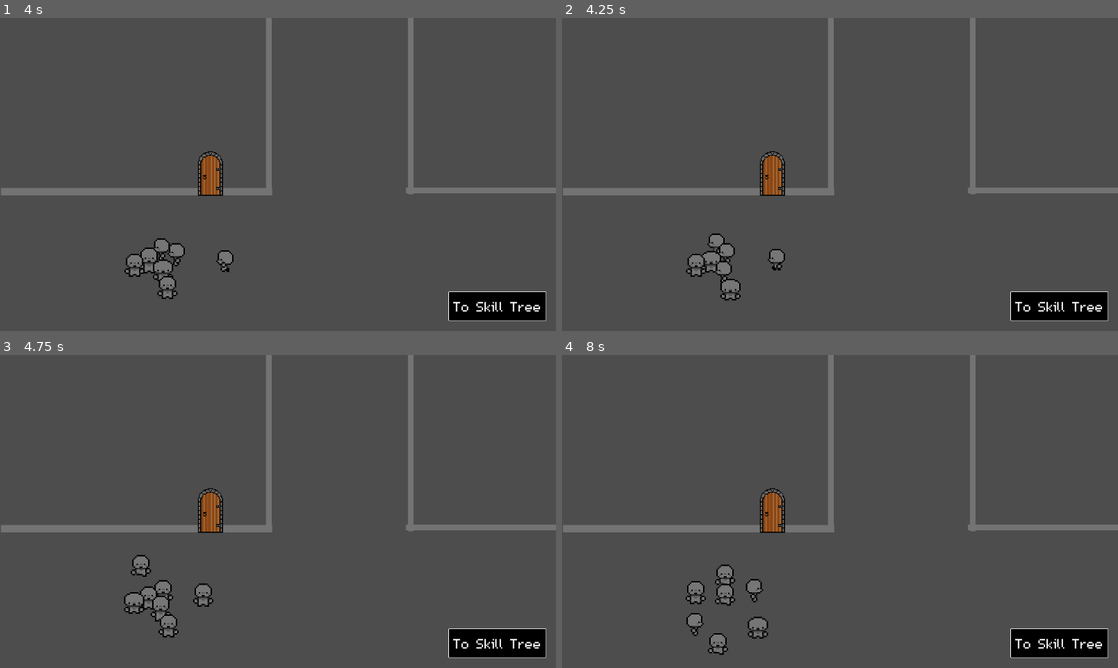
Above: before the commit, frames 1-4 (two rows, left to right).
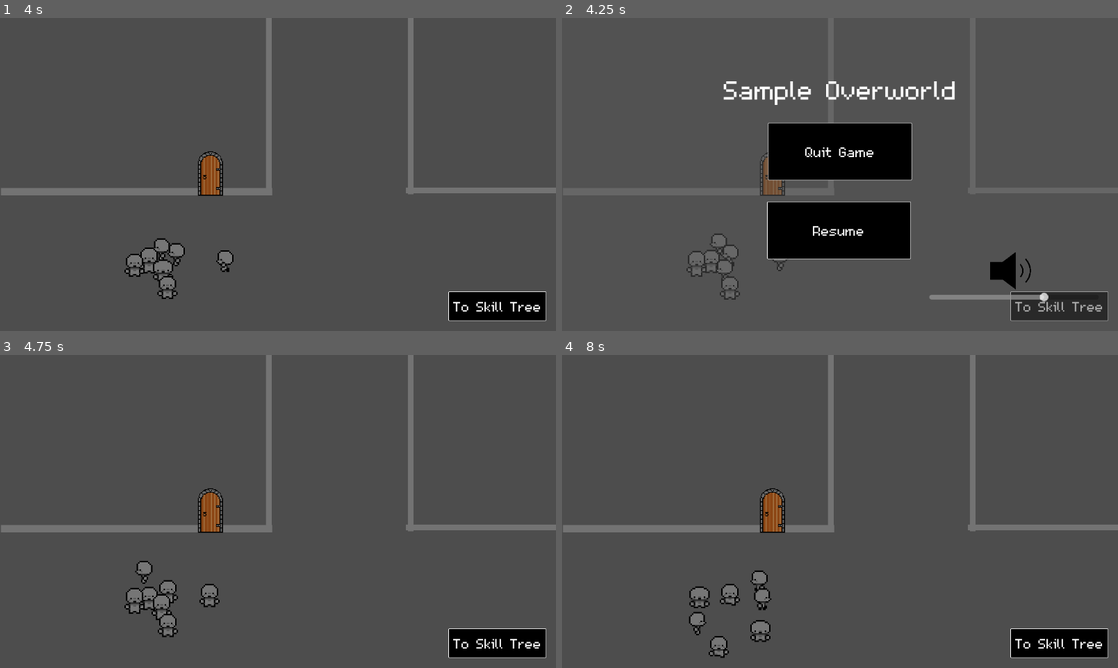
Above: after the commit, the same moments.

Repository: DubiousDuck/Manny-Takes-on-Upper-Management
Game: Godot game, scene res://overworld/sample_overworld.tscn
Two runs of this game, one before a commit and one after it. Both use one fixed random seed, a clock stepped at 60 frames per second and the inputs below. The engine's default icon, where the game draws it, is replaced by a stand-in: a white triangle on a blue panel in a dark square.
Inputs (mouse positions are in pixels of both pictures, inside the frame that each line leads up to):
- Up to frame 1 (4 s): tap Enter (ui_accept) at 0.5, 0.77, 1.52, 3.02, 3.77 s; move the mouse to (400, 158) at 0.52 s; hold Right (ui_right) 0.53-1.28 s; click (400, 158) at 0.6 s; move the mouse to (166, 190) at 1.27 s; hold Down (ui_down) 1.28-2.03 s; click (166, 190) at 1.35 s; move the mouse to (333, 105) at 2.02 s; hold Right (ui_right) 2.03-2.78 s; click (333, 105) at 2.1 s; move the mouse to (250, 237) at 2.77 s; hold Up (ui_up) 2.78-3.53 s; click (250, 237) at 2.85 s; move the mouse to (444, 221) at 3.52 s; hold Left (ui_left) from 3.53 s (still down); click (444, 221) at 3.6 s
- Up to frame 2 (4.25 s): keep holding Left (ui_left); tap Escape (ui_cancel) at 4.15 s
- Up to frame 3 (4.75 s): release Left (ui_left) at 4.25 s; click (278, 567) at 4.25 s, where only the run after the commit has a clickable "Resume"
- Up to frame 4 (8 s): move the mouse to (673, 464) at 5.02 s; hold Left (ui_left) 5.03-5.78 s; click (673, 464) at 5.1 s; tap Enter (ui_accept) at 5.27, 6.77, 7.52 s; move the mouse to (867, 511) at 5.77 s; hold Down (ui_down) 5.78-6.53 s; click (867, 511) at 5.85 s; move the mouse to (756, 433) at 6.52 s; hold Right (ui_right) 6.53-7.28 s; click (756, 433) at 6.6 s; move the mouse to (962, 495) at 7.27 s; hold Up (ui_up) from 7.28 s (still down); click (962, 495) at 7.35 s

Frame 1 is identical in both runs. In frame 2, 13% of the frame differs, in the area x 22-99%, y 20-97%; in frame 3, 0.9%; in frame 4, 1.4%.

Commit message:
Battle menu turned into general pause menu

Diff:
--- a/overworld/sample_overworld.tscn
+++ b/overworld/sample_overworld.tscn
@@ -1,8 +1,9 @@
-[gd_scene load_steps=9 format=3 uid="uid://bl3rxfaj4snxv"]
+[gd_scene load_steps=10 format=3 uid="uid://bl3rxfaj4snxv"]
 
 [ext_resource type="PackedScene" uid="uid://vjjenmk6qvnq" path="res://overworld/Player.tscn" id="1_i2n66"]
 [ext_resource type="Script" path="res://overworld/overworld.gd" id="1_o2m1g"]
 [ext_resource type="Script" path="res://overworld/door.gd" id="2_igj1o"]
+[ext_resource type="PackedScene" uid="uid://swx1ag0pr6hh" path="res://ui/battle_canvas_layer.tscn" id="2_ss2h4"]
 [ext_resource type="Texture2D" uid="uid://coy382quxt11e" path="res://assets/door.png" id="2_yeq1s"]
 
 [sub_resource type="RectangleShape2D" id="RectangleShape2D_ytewl"]
@@ -31,6 +32,8 @@
 offset_bottom = 628.0
 theme_override_font_sizes/font_size = 45
 text = "To Skill Tree"
+
+[node name="PauseCanvasLayer" parent="." instance=ExtResource("2_ss2h4")]
 
 [node name="RoomLayout" type="Node2D" parent="."]
 
--- a/stages/battlefield.tscn
+++ b/stages/battlefield.tscn
@@ -14,7 +14,8 @@
 script = ExtResource("1_ncysa")
 tile_map = NodePath("TileMapTest")
 
-[node name="BattleCanvasLayer" parent="." instance=ExtResource("2_pm0yv")]
+[node name="PauseCanvasLayer" parent="." instance=ExtResource("2_pm0yv")]
+isBattleScene = true
 
 [node name="TileMapTest" parent="." instance=ExtResource("1_h80nl")]
 tile_map_data = PackedByteArray("AAAAAAEAAAACAAAAAAAAAAIAAAACAAAAAAAAAAMAAAACAAAAAAABAAAAAAACAAAAAAABAAEAAAACAAAAAAABAA …(832 unchanged characters)…
--- a/stages/demo_field.tscn
+++ b/stages/demo_field.tscn
@@ -17,7 +17,8 @@
 script = ExtResource("1_1snh2")
 tile_map = NodePath("TileMapTest")
 
-[node name="BattleCanvasLayer" parent="." instance=ExtResource("2_i3ck5")]
+[node name="PauseCanvasLayer" parent="." instance=ExtResource("2_i3ck5")]
+isBattleScene = true
 
 [node name="TileMapTest" parent="." instance=ExtResource("2_hegcs")]
 tile_map_data = PackedByteArray("AAAAAAEAAAACAAAAAAAAAAIAAAACAAAAAAAAAAMAAAACAAAAAAABAAAAAAACAAAAAAABAAEAAAACAAAAAAABAA …(544 unchanged characters)…
--- a/stages/kevin_test.tscn
+++ b/stages/kevin_test.tscn
@@ -1,6 +1,7 @@
-[gd_scene load_steps=13 format=4 uid="uid://b66q45oqfwuf4"]
+[gd_scene load_steps=14 format=4 uid="uid://b66q45oqfwuf4"]
 
 [ext_resource type="Script" path="res://stages/level.gd" id="1_6p42v"]
+[ext_resource type="PackedScene" uid="uid://swx1ag0pr6hh" path="res://ui/battle_canvas_layer.tscn" id="2_83lvm"]
 [ext_resource type="PackedScene" uid="uid://dfdd8xbpcid00" path="res://map/tile_map_test.tscn" id="2_kqcs5"]
 [ext_resource type="Script" path="res://other_components/cell_highlights.gd" id="3_15yrc"]
 [ext_resource type="Script" path="res://unit/UnitGroupController.gd" id="4_ene1a"]
@@ -17,7 +18,8 @@
 script = ExtResource("1_6p42v")
 tile_map = NodePath("TileMapTest")
 
-[node name="CanvasLayer" type="CanvasLayer" parent="."]
+[node name="PauseCanvasLayer" parent="." instance=ExtResource("2_83lvm")]
+isBattleScene = true
 
 [node name="TileMapTest" parent="." instance=ExtResource("2_kqcs5")]
 tile_map_data = PackedByteArray("AAAAAAEAAAACAAAAAAAAAAIAAAACAAAAAAAAAAMAAAACAAAAAAABAAAAAAACAAAAAAABAAEAAAACAAAAAAABAA …(544 unchanged characters)…
--- a/ui/battle_canvas_layer.gd
+++ b/ui/battle_canvas_layer.gd
@@ -3,11 +3,17 @@
 var menuIsDisplayed: bool = false
 @onready var battle_menu_control = $BattleMenuControl
 @onready var label = $BattleMenuControl/Label
+@onready var exit_level = $BattleMenuControl/HBoxContainer/ExitLevel
+@onready var restart_level = $BattleMenuControl/HBoxContainer/RestartLevel
+
+@export var isBattleScene: bool
 
 # Called when the node enters the scene tree for the first time.
 func _ready():
-	pass # Replace with function body.
-
+	updateLabelText()
+	if !isBattleScene:
+		exit_level.visible = false
+		restart_level.visible = false
 
 # Called every frame. 'delta' is the elapsed time since the previous frame.
 func _process(delta):
@@ -18,24 +24,21 @@
 		menuIsDisplayed = !menuIsDisplayed
 		battle_menu_control.visible = menuIsDisplayed
 
-		var filename = get_tree().current_scene.scene_file_path.get_file().replace(".tscn", "")
-		var parts = filename.split("_")  # Split the string by underscores
-		var i = 0
-		for word in parts:
-			parts[i] = word.capitalize()
-			i += 1
-		var result = " ".join(parts)      # Join the parts with spaces
-
-		label.text = result
-
-
 		if menuIsDisplayed:
 			get_tree().paused = true
 		else:
 			get_tree().paused = false
 
-		print("Escape key pressed! menu displayed = " + str(menuIsDisplayed))
+func updateLabelText():
+	var filename = get_tree().current_scene.scene_file_path.get_file().replace(".tscn", "")
+	var parts = filename.split("_")  # Split the string by underscores
+	var i = 0
+	for word in parts: # Iterates through, capitalizing each word
+		parts[i] = word.capitalize()
+		i += 1
+	var result = " ".join(parts)      # Join the parts with spaces
 
+	label.text = result
 
 func _on_restart_level_pressed():
 	get_tree().paused = false
@@ -49,3 +52,9 @@
 
 func _on_quit_game_pressed():
 	get_tree().quit()
+
+
+func _on_resume_pressed():
+	get_tree().paused = false
+	menuIsDisplayed = false
+	battle_menu_control.visible = menuIsDisplayed
--- a/ui/battle_canvas_layer.tscn
+++ b/ui/battle_canvas_layer.tscn
@@ -4,7 +4,7 @@
 [ext_resource type="Script" path="res://ui/volume_slider.gd" id="2_k60nf"]
 [ext_resource type="Texture2D" uid="uid://cva3wsbyec1c2" path="res://ui/VolumeSprites/Splatcho Volume Slider (1).png" id="3_y3cgx"]
 
-[node name="BattleCanvasLayer" type="CanvasLayer"]
+[node name="PauseCanvasLayer" type="CanvasLayer"]
 process_mode = 3
 script = ExtResource("1_pg7py")
 
@@ -32,9 +32,9 @@
 anchor_right = 0.5
 anchor_bottom = 0.5
 offset_left = -238.0
-offset_top = -128.0
+offset_top = -236.0
 offset_right = 238.0
-offset_bottom = -12.0
+offset_bottom = -120.0
 grow_horizontal = 2
 grow_vertical = 2
 theme_override_font_sizes/font_size = 85
@@ -70,7 +70,8 @@
 anchor_top = 0.5
 anchor_right = 1.0
 anchor_bottom = 0.5
-offset_bottom = 121.0
+offset_top = -108.0
+offset_bottom = 13.0
 grow_horizontal = 2
 grow_vertical = 2
 theme_override_constants/separation = 50
@@ -94,7 +95,18 @@
 theme_override_font_sizes/font_size = 45
 text = "Quit Game"
 
+[node name="Resume" type="Button" parent="BattleMenuControl"]
+custom_minimum_size = Vector2(300, 0)
+layout_mode = 2
+offset_left = 424.0
+offset_top = 379.0
+offset_right = 724.0
+offset_bottom = 500.0
+theme_override_font_sizes/font_size = 45
+text = "Resume"
+
 [connection signal="value_changed" from="BattleMenuControl/VolumeSlider/HSlider" to="BattleMenuControl/VolumeSlider" method="_on_h_slider_value_changed"]
 [connection signal="pressed" from="BattleMenuControl/HBoxContainer/RestartLevel" to="." method="_on_restart_level_pressed"]
 [connection signal="pressed" from="BattleMenuControl/HBoxContainer/ExitLevel" to="." method="_on_exit_level_pressed"]
 [connection signal="pressed" from="BattleMenuControl/HBoxContainer/QuitGame" to="." method="_on_quit_game_pressed"]
+[connection signal="pressed" from="BattleMenuControl/Resume" to="." method="_on_resume_pressed"]
